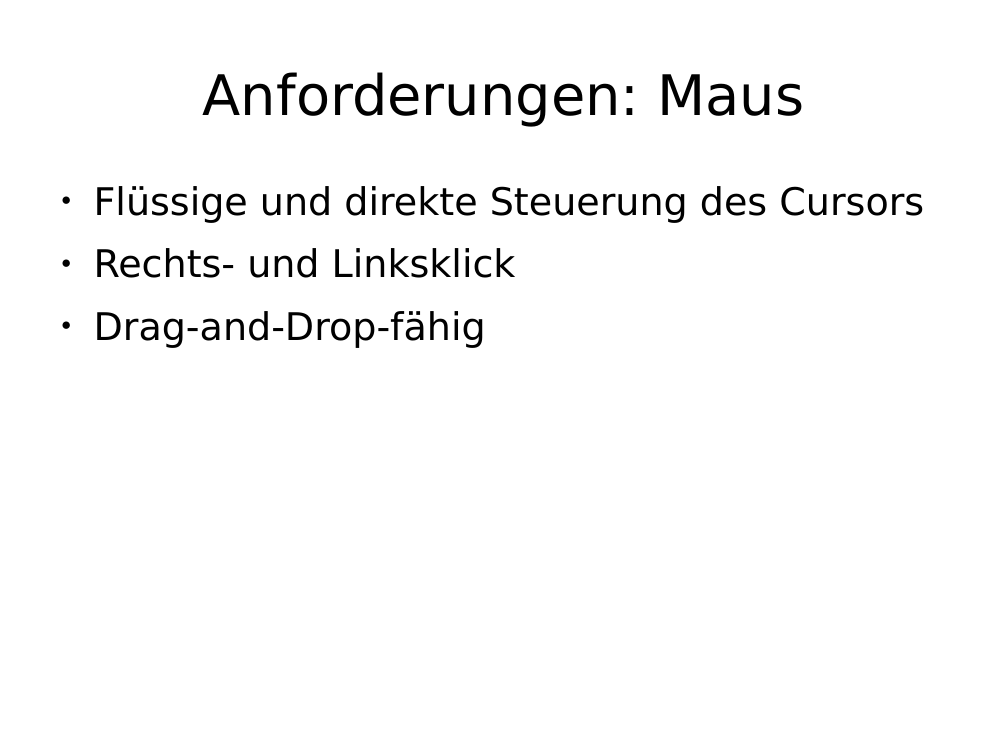
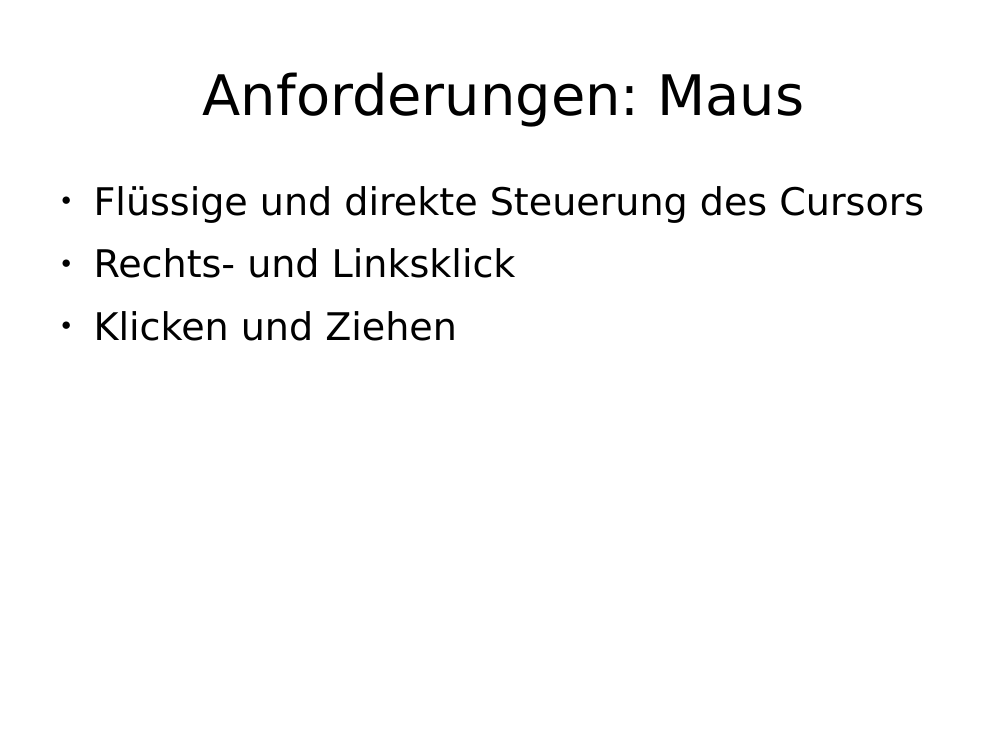
Before and after one commit to enra64/psychic-giggle, a slide deck: slide 5 of zwischenstand anfang dezember.odp. Drawn at 1008x756 pixels with LibreOffice and Linux fonts; fonts in the diff are those of the drawing. Boxes give left, top, right and bottom in pixels: in the first picture for what was removed or moved away, otherwise in the second. Text is boxed around its words. In the diff, an @@ line names an element or a change of style, - is before the commit and + after.

```diff
--- a/zwischenstand anfang dezember.odp
+++ b/zwischenstand anfang dezember.odp
@@ text at box(94, 311, 457, 341): text changed @@
-● Drag-and-Drop-fähig
+● Klicken und Ziehen
```
Also in this commit, not shown: 4 other slides changed, 1 slide added.
